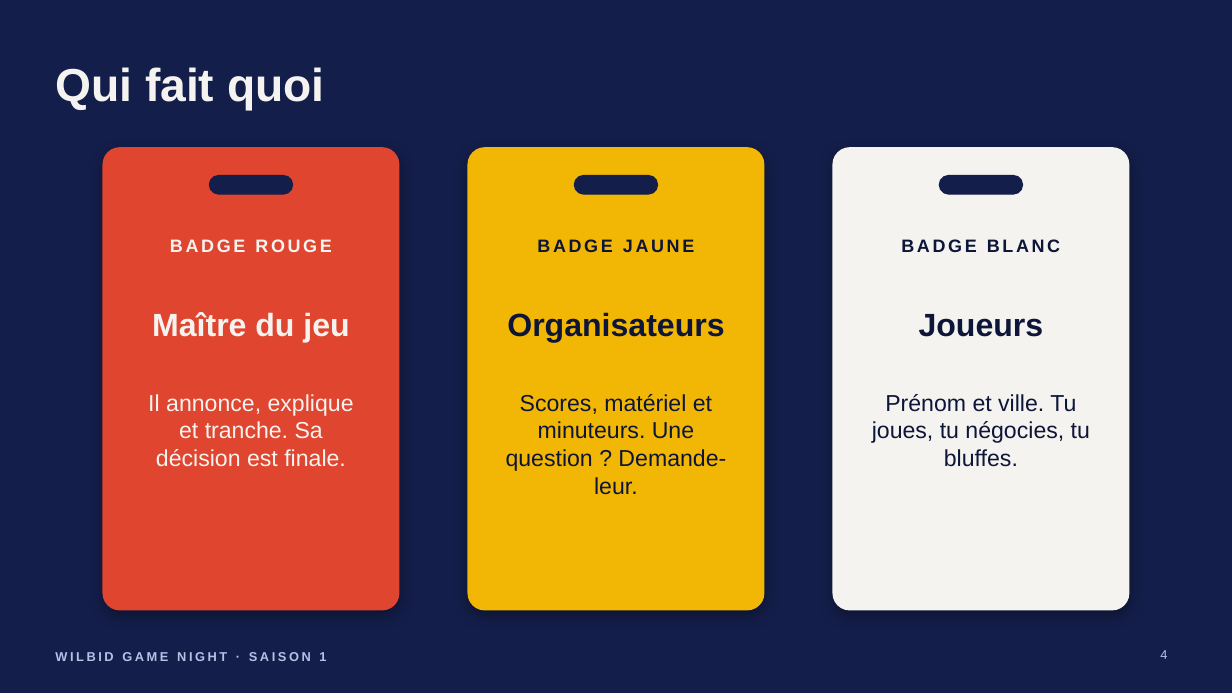
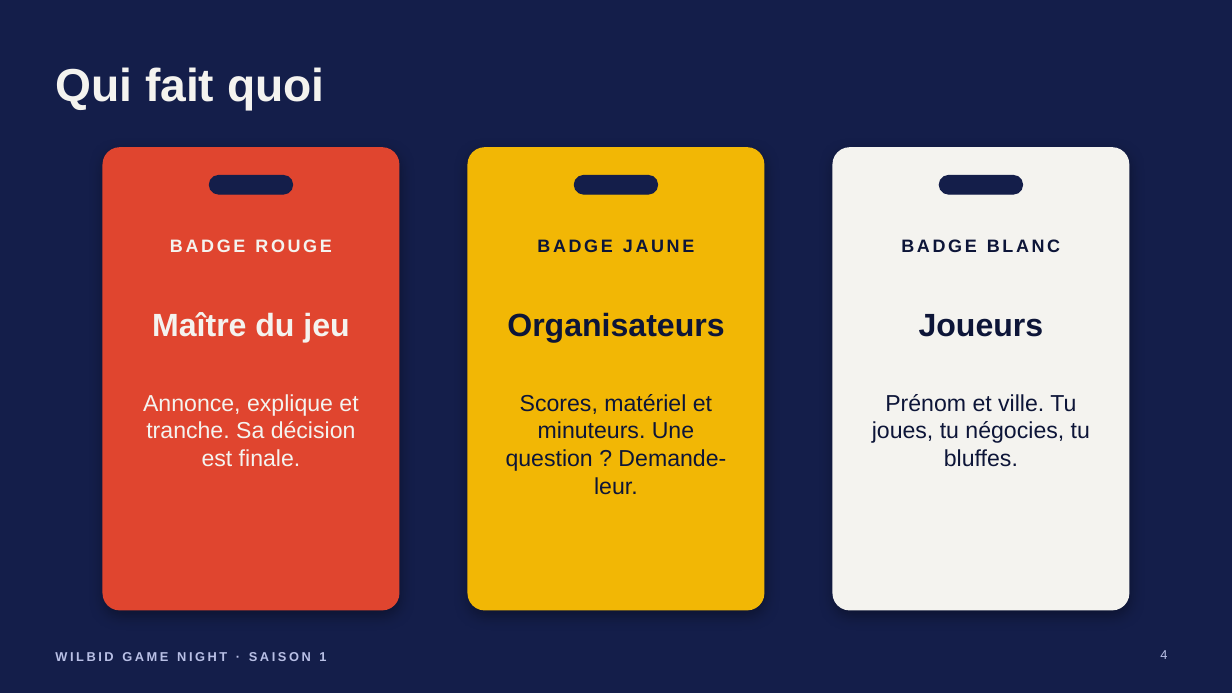
Before and after one commit to sedsgd/wilbid_game_night, a slide deck: slide 4 of documents/presentation-jour-j/Wilbid-presentation-jour-J.pptx. Drawn at 1232x693 pixels with LibreOffice and Linux fonts; fonts in the diff are those of the drawing. Boxes give left, top, right and bottom in pixels: in the first picture for what was removed or moved away, otherwise in the second. Text is boxed around its words. In the diff, an @@ line names an element or a change of style, - is before the commit and + after.

```diff
--- a/documents/presentation-jour-j/Wilbid-presentation-jour-J.pptx
+++ b/documents/presentation-jour-j/Wilbid-presentation-jour-J.pptx
@@ text at (143,394,358,466): text changed @@
-Il annonce, explique et tranche. Sa décision est finale.
+Annonce, explique et tranche. Sa décision est finale.
```
Also in this commit, not shown: 16 other slides changed, 1 other file.
